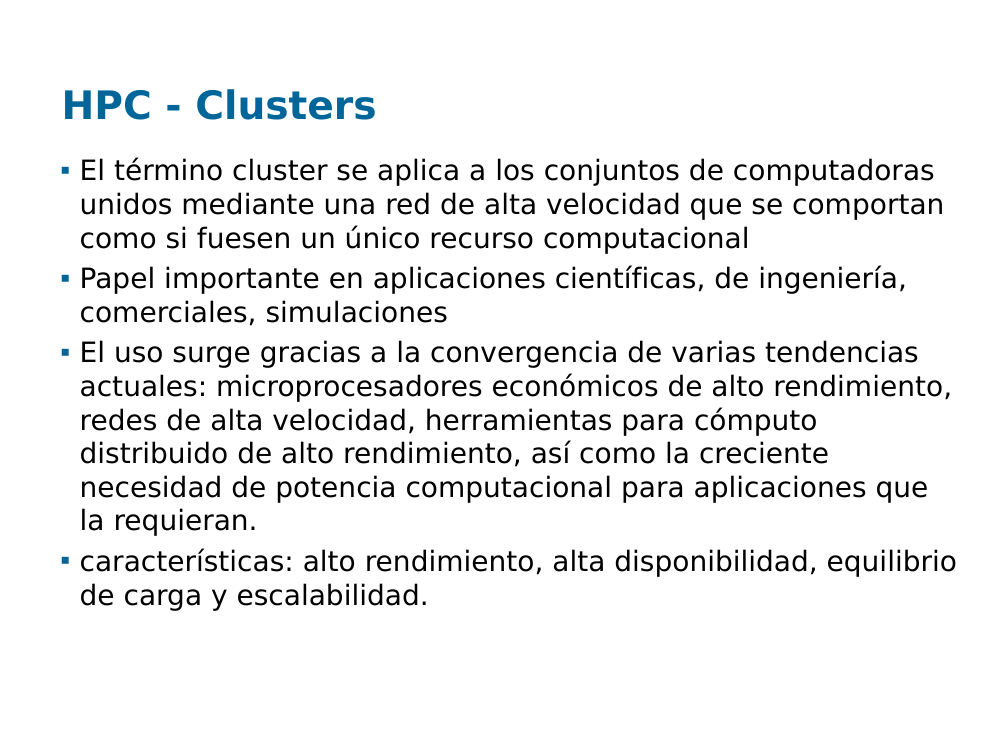
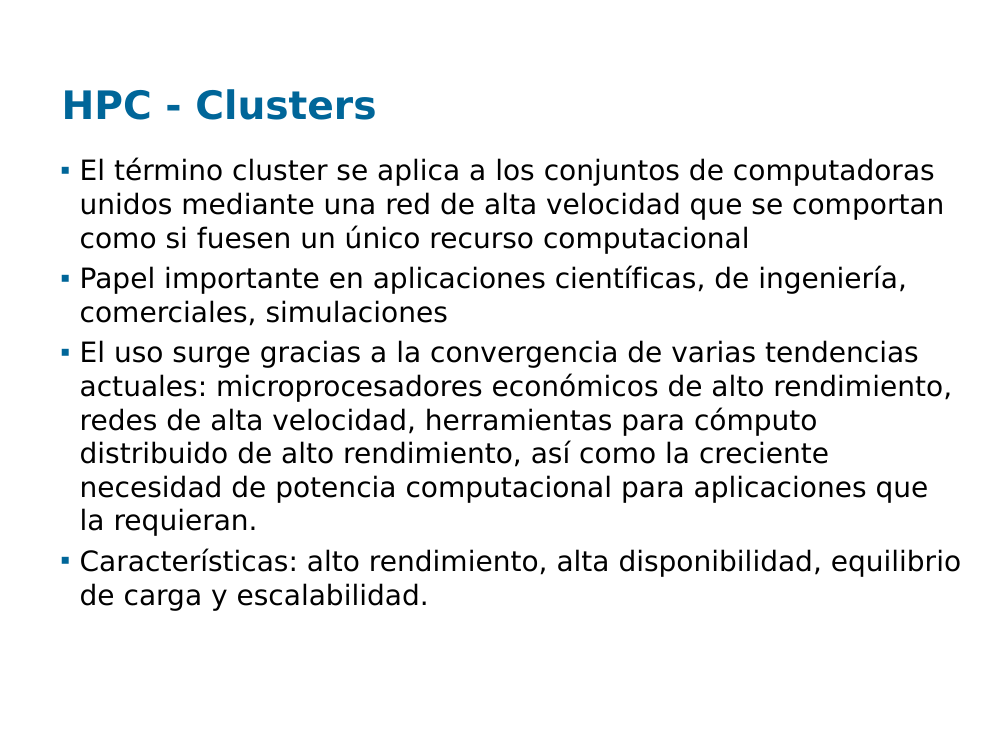
Before and after one commit to santiago-iturriaga/pgruso2007, a slide deck: slide 10 of Documentacion/Presentación Fenton - Paulo.ppt (slide 9 before the commit). Drawn at 1008x756 pixels with LibreOffice and Linux fonts; fonts in the diff are those of the drawing; background and template pictures are left out. Boxes give left, top, right and bottom in pixels: in the first picture for what was removed or moved away, otherwise in the second. Text is boxed around its words. In the diff, an @@ line names an element or a change of style, - is before the commit and + after.

```diff
--- a/Documentacion/Presentación Fenton - Paulo.ppt
+++ b/Documentacion/Presentación Fenton - Paulo.ppt
@@ text at [80, 549, 961, 611]: text changed @@
-▪ características: alto rendimiento, alta disponibilidad, equilibrio de carga y escalabilidad.
+▪ Características: alto rendimiento, alta disponibilidad, equilibrio de carga y escalabilidad.
```
Also in this commit, not shown: 6 other slides changed, 1 slide added, 1 other file.
